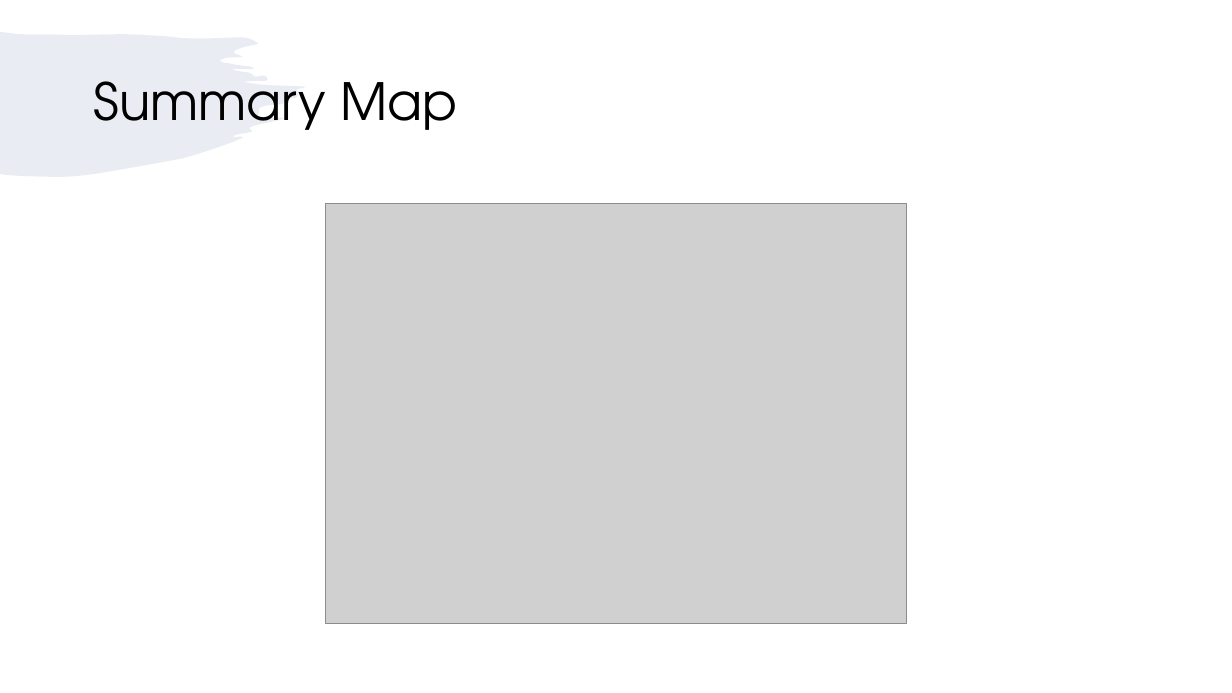
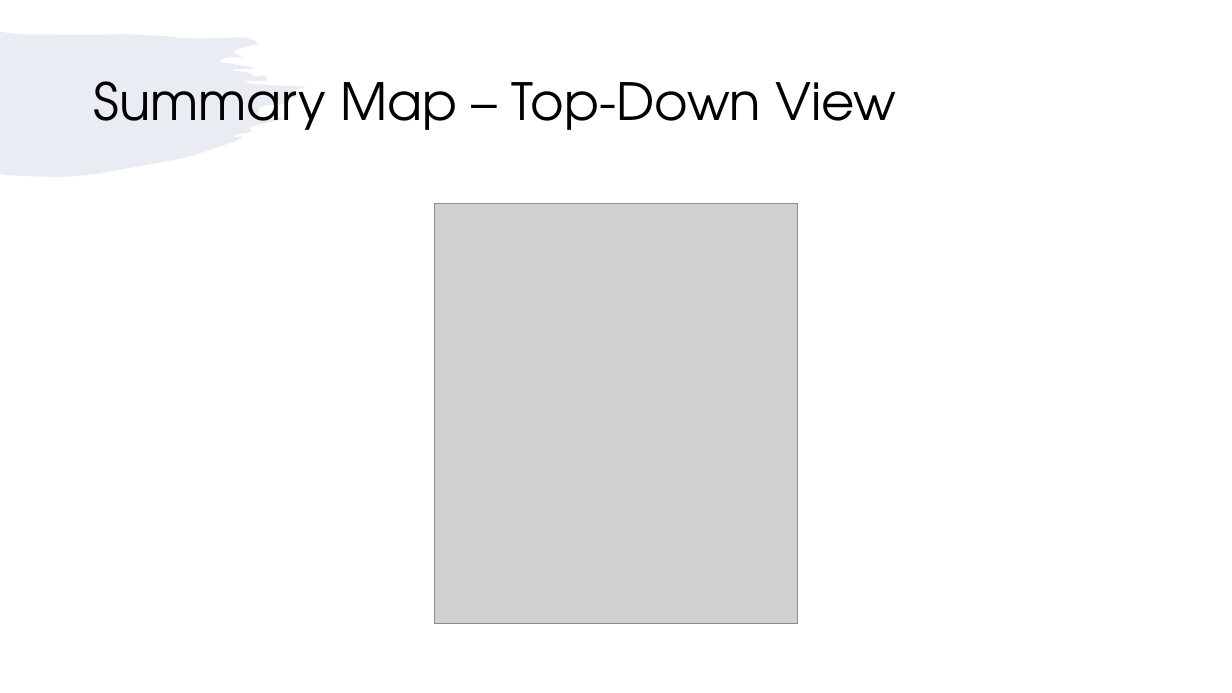
Before and after one commit to TeniaXu/ISDT-CA2, a slide deck: slide 3 of Slides/Map.pptx. Drawn at 1232x693 pixels with LibreOffice and Linux fonts; fonts in the diff are those of the drawing; grey boxes stand for pictures. Boxes give left, top, right and bottom in pixels: in the first picture for what was removed or moved away, otherwise in the second. Text is boxed around its words. In the diff, an @@ line names an element or a change of style, - is before the commit and + after.

```diff
--- a/Slides/Map.pptx
+++ b/Slides/Map.pptx
@@ title at (x1=94, y1=81, x2=896, y2=130): text changed @@
-Summary Map
+Summary Map – Top-Down View
@@ picture resized from (x1=325, y1=203, x2=906, y2=624) to (x1=434, y1=203, x2=798, y2=624) @@
```
Also in this commit, not shown: 3 slides added, 5 other files.
